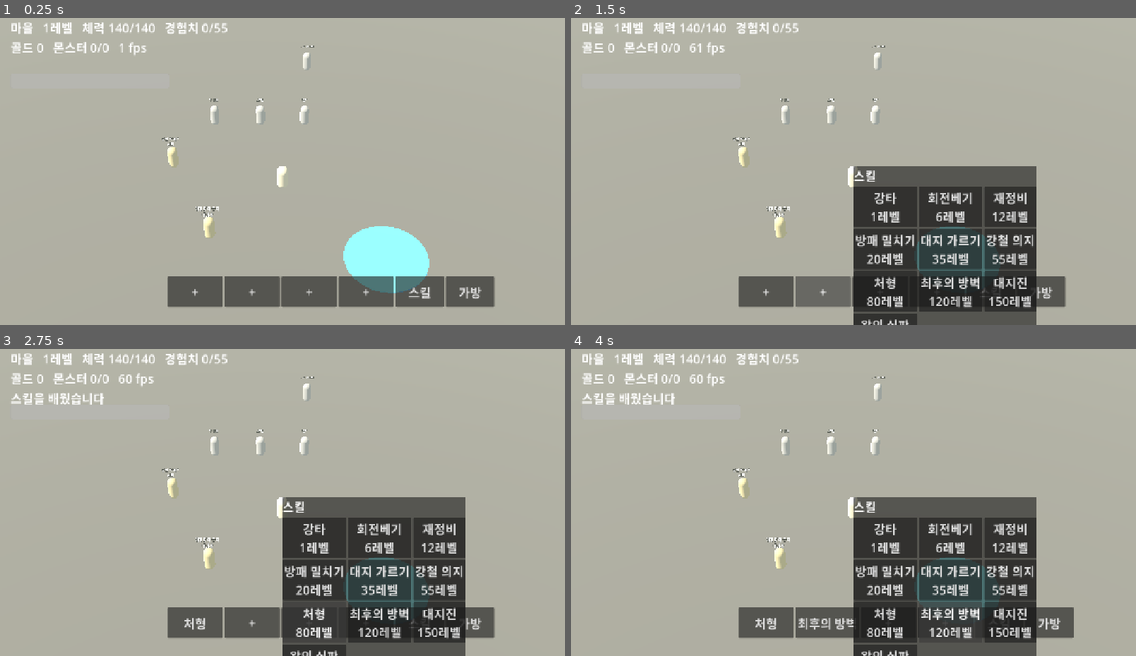
Above: before the commit, frames 1-4 (two rows, left to right).
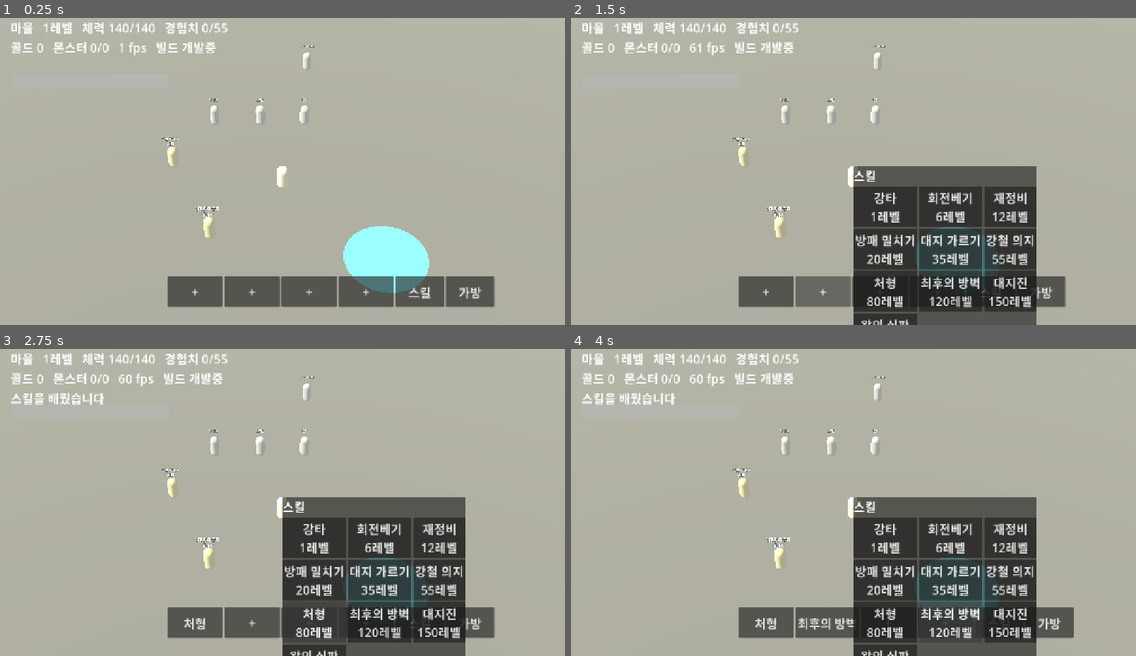
Above: after the commit, the same moments.

Repository: gogoalswo/MMORPG
Game: Godot game, scene res://main.tscn
Same seed, same stepped clock (60 frames per second), same inputs: the game is played once before the commit and once after it.
Inputs:
- Up to frame 1 (0.25 s): no input
- Up to frame 2 (1.5 s): click "+" at 0.5 s; click "+" at 1.25 s
- Up to frame 3 (2.75 s): click "+" at 2 s
- Up to frame 4 (4 s): click "처형" at 2.75 s; click "+" at 3.5 s

The runs differ from the first frame. In frame 1, 0.2% of the frame differs, in the area x 27-39%, y 7-12%; in frame 2, 0.2%; in frame 3, 0.2%; in frame 4, 0.2%.

Commit message:
화면에 빌드 표시를 찍고, 새 빌드가 있으면 알린다
웹은 브라우저가 최대 10분 캐시해서(max-age=600) 새로고침해도 이전 것이 나올 수
있다. 그러면 고쳤는데 안 바뀐 것인지 아직 이전 빌드를 보는 것인지 구분할 방법이
없다 (2026-09-17 에 지적받았다).

- 화면 왼쪽 위에 '빌드 <커밋> <시각>'. CI 가 굽기 직전에 godot/build.json 을
  쓴다 (커밋하지 않는다 — 개발 중에는 '개발중')
- 같은 값을 사이트에 build.txt 로 나란히 올리고, 게임이 시작할 때 ?t= 를 붙여
  받아 대본다. 다르면 '새 빌드가 있습니다 — 새로고침하세요' 가 뜬다.
  캐시한 것을 보고 있어도 20바이트짜리 이것만은 새로 받는다

확인: 표시가 화면 글자에 들어가는 것, ui_test 가 빌드 표시 없으면 잡는 것.
고도 테스트 16개 통과.

Co-Authored-By: Claude Opus 5 <noreply@anthropic.com>
Claude-Session: https://claude.ai/code/session_01FWZ5o5cfGG3ogQzQN9Uxud

Diff:
--- a/godot/game/game.gd
+++ b/godot/game/game.gd
@@ -62,6 +62,10 @@
 	_transport.open(GameData.start_zone())
 	_transport.event.connect(_on_event)
 	_build_persistent()
+	# 캐시한 이전 빌드를 보고 있으면 화면이 직접 알려 준다
+	Build.check_latest(self, func(latest: String) -> void:
+		_last_event = "새 빌드가 있습니다 (%s) — 새로고침하세요" % latest
+	)
 
 
 ## 판정이 낸 일. 지금은 글자 한 줄로만 보여준다 — 피격 연출은 UI 단계다
@@ -865,7 +869,7 @@
 	_hp_bar.value = me.hp
 	_refresh_bar(me)
 
-	_label.text = "%s   %d레벨   체력 %d/%d   경험치 %d/%d\n골드 %d   몬스터 %d/%d   %d fps\n%s" % [
+	_label.text = "%s   %d레벨   체력 %d/%d   경험치 %d/%d\n골드 %d   몬스터 %d/%d   %d fps   빌드 %s\n%s" % [
 		GameData.zone(zone_now).get("name", zone_now),
 		me.level,
 		me.hp,
@@ -876,6 +880,7 @@
 		alive,
 		snap.get("monsters", []).size(),
 		Engine.get_frames_per_second(),
+		Build.stamp(),
 		_last_event,
 	]
 
--- a/godot/tests/ui_test.gd
+++ b/godot/tests/ui_test.gd
@@ -68,6 +68,11 @@
 	if not game._label.text.begins_with("마을"):
 		_fail("존 이름이 한국어가 아니다: %s" % game._label.text.left(20))
 
+	# 빌드 표시가 화면에 있어야 한다. 이게 없으면 캐시한 이전 빌드를 보고 있는지
+	# 알 방법이 없다 (2026-09-17)
+	if not game._label.text.contains("빌드 "):
+		_fail("빌드 표시가 화면에 없다")
+
 	# 체력바가 스탯을 따라간다
 	var me: Dictionary = game._transport.snapshot().players[game._transport.my_id()]
 	if game._hp_bar.max_value != float(me.stats.maxHp):
--- /dev/null
+++ b/godot/world/build.gd
@@ -0,0 +1,53 @@
+class_name Build
+extends RefCounted
+
+## 이 빌드가 언제·어느 커밋으로 구워졌는지.
+##
+## **왜 있나** — 웹은 브라우저가 최대 10분 캐시하고(GitHub Pages `max-age=600`)
+## 새로고침해도 이전 것이 나올 수 있다. 그러면 "고쳤는데 안 바뀌었다" 인지
+## "아직 이전 버전을 보고 있다" 인지 구분할 방법이 없다 (2026-09-17 에 지적받았다).
+## 화면에 찍어 두면 알려 준 값과 대보면 끝난다.
+##
+## `build.json` 은 **CI 가 굽기 직전에 쓴다**(pages.yml · android.yml). 커밋하지
+## 않으므로 개발 중에는 없고, 그때는 "개발중" 으로 나온다.
+
+const PATH := "res://build.json"
+
+static var _cached := ""
+
+
+static func stamp() -> String:
+	if _cached != "":
+		return _cached
+	_cached = "개발중"
+	if ResourceLoader.exists(PATH) or FileAccess.file_exists(PATH):
+		var text := FileAccess.get_file_as_string(PATH)
+		var parsed = JSON.parse_string(text)
+		if typeof(parsed) == TYPE_DICTIONARY:
+			_cached = "%s %s" % [parsed.get("commit", "?"), parsed.get("at", "")]
+	return _cached
+
+
+## 서버에 더 새 빌드가 올라와 있나 — **웹에서만** 본다.
+##
+## 브라우저가 캐시한 것을 보고 있어도 이것만은 `?t=` 를 붙여 새로 받으므로,
+## "지금 보는 것이 최신인가" 를 게임이 스스로 답할 수 있다. 사람이 빌드 표시를
+## 외워 두고 대볼 필요가 없어진다.
+##
+## `build.txt` 는 pck 안이 아니라 **사이트에 나란히** 올라간다 (pages.yml).
+static func check_latest(host: Node, on_stale: Callable) -> void:
+	if not OS.has_feature("web") or stamp() == "개발중":
+		return
+	var http := HTTPRequest.new()
+	host.add_child(http)
+	http.request_completed.connect(
+		func(_result: int, code: int, _headers: PackedStringArray, body: PackedByteArray) -> void:
+			http.queue_free()
+			if code != 200:
+				return
+			var latest := body.get_string_from_utf8().strip_edges()
+			if latest != "" and latest != stamp():
+				on_stale.call(latest)
+	)
+	# 캐시를 건너뛰려고 붙인다. 20바이트짜리라 매번 받아도 된다
+	http.request("build.txt?t=%d" % Time.get_unix_time_from_system())
Not shown, added: godot/tests/camera_test.gd.uid
Not shown, added: godot/world/build.gd.uid
Not shown, changed: .github/workflows/android.yml
Not shown, changed: .github/workflows/pages.yml
Not shown, changed: .gitignore
Not shown, changed: docs/features/godot-migration.md
